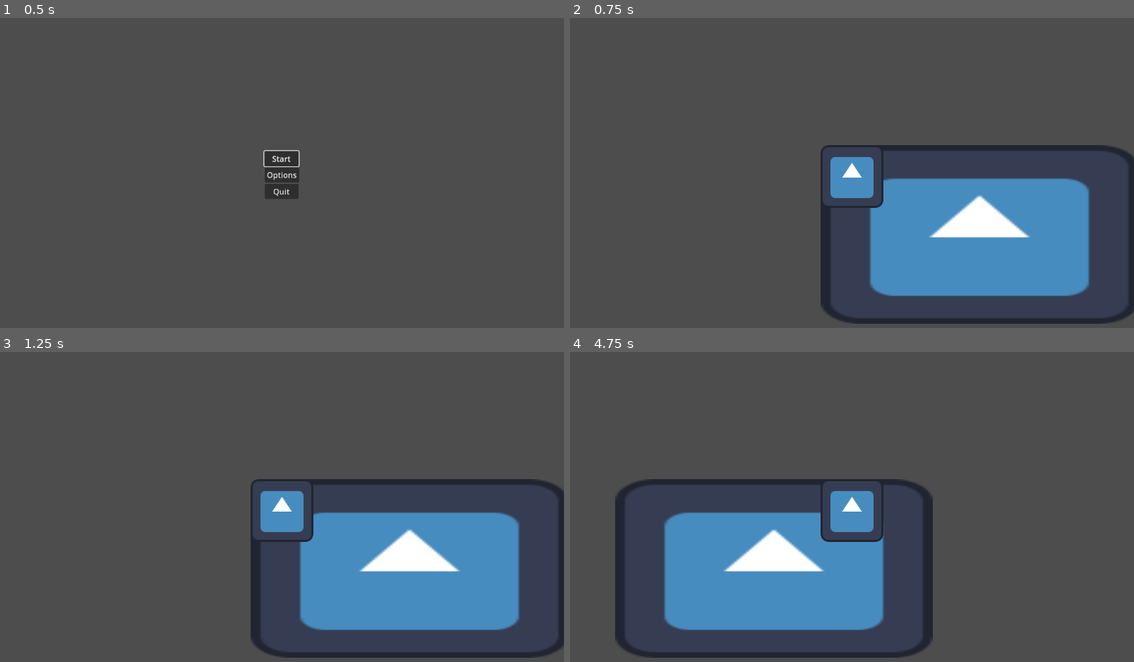
Above: before the commit, frames 1-4 (two rows, left to right).
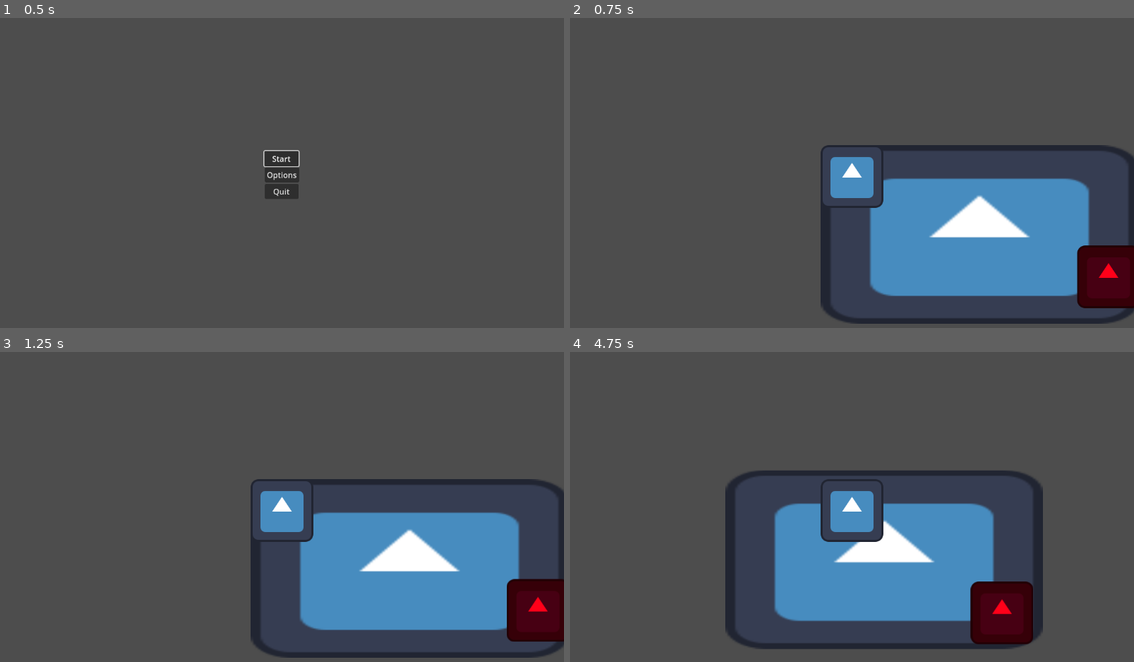
Above: after the commit, the same moments.

Repository: MajesticYak/darkworldgame
Game: Godot game, scene res://Scenes/menu_start.tscn
Two runs of this game, one before a commit and one after it. Both use one fixed random seed, a clock stepped at 60 frames per second and the inputs below. The engine's default icon, where the game draws it, is replaced by a stand-in: a white triangle on a blue panel in a dark square.
Inputs:
- Up to frame 1 (0.5 s): no input
- Up to frame 2 (0.75 s): click "Start" at 0.5 s
- Up to frame 3 (1.25 s): no input
- Up to frame 4 (4.75 s): tap Enter at 1.25 s; hold D (right) 1.28-2.03 s; hold S (down) 2.03-2.78 s; hold D (right) 2.78-3.53 s; hold W (up) 3.53-4.28 s; hold A (left) from 4.28 s (still down)

Frame 1 is identical in both runs. In frame 2, 2.0% of the frame differs, in the area x 89-100%, y 73-94%; in frame 3, 2.0%; in frame 4, 24%, in the area x 8-84%, y 38-99%.

Commit message:
merged basic menu
fart noises

Diff:
--- /dev/null
+++ b/Scenes/brawler.tscn
@@ -0,0 +1,40 @@
+[gd_scene load_steps=8 format=3 uid="uid://djy75ghrogulu"]
+
+[ext_resource type="Texture2D" uid="uid://dxfwp50as7tcx" path="res://Assets/icon.svg" id="1_jqfj0"]
+[ext_resource type="Script" path="res://Scripts/brawler.gd" id="1_qjui0"]
+[ext_resource type="Script" path="res://Scripts/State Machine.gd" id="2_xwlgh"]
+[ext_resource type="Script" path="res://Scripts/EnemyIdle.gd" id="3_uyhfb"]
+[ext_resource type="Script" path="res://Scripts/EnemyFollow.gd" id="5_a3c3o"]
+
+[sub_resource type="CircleShape2D" id="CircleShape2D_jvc3w"]
+radius = 64.0
+
+[sub_resource type="CircleShape2D" id="CircleShape2D_tsco5"]
+radius = 1280.0
+
+[node name="Brawler" type="CharacterBody2D"]
+script = ExtResource("1_qjui0")
+
+[node name="CollisionShape2D" type="CollisionShape2D" parent="."]
+shape = SubResource("CircleShape2D_jvc3w")
+
+[node name="Sprite2D" type="Sprite2D" parent="."]
+modulate = Color(1, 0, 0.0980392, 1)
+texture = ExtResource("1_jqfj0")
+
+[node name="State Machine" type="Node" parent="." node_paths=PackedStringArray("initial_state")]
+script = ExtResource("2_xwlgh")
+initial_state = NodePath("EnemyIdle")
+
+[node name="EnemyIdle" type="Node" parent="State Machine" node_paths=PackedStringArray("enemy")]
+script = ExtResource("3_uyhfb")
+enemy = NodePath("../..")
+
+[node name="EnemyFollow" type="Node" parent="State Machine" node_paths=PackedStringArray("enemy")]
+script = ExtResource("5_a3c3o")
+enemy = NodePath("../..")
+
+[node name="Area2D" type="Area2D" parent="."]
+
+[node name="CollisionShape2D" type="CollisionShape2D" parent="Area2D"]
+shape = SubResource("CircleShape2D_tsco5")
--- a/Scenes/main.tscn
+++ b/Scenes/main.tscn
@@ -1,7 +1,8 @@
-[gd_scene load_steps=3 format=3 uid="uid://rcyelgi322w8"]
+[gd_scene load_steps=4 format=3 uid="uid://rcyelgi322w8"]
 
 [ext_resource type="Texture2D" uid="uid://dxfwp50as7tcx" path="res://Assets/icon.svg" id="1_h1h4b"]
 [ext_resource type="PackedScene" uid="uid://b4pkwoj6hwf41" path="res://Scenes/player.tscn" id="1_t72km"]
+[ext_resource type="PackedScene" uid="uid://djy75ghrogulu" path="res://Scenes/brawler.tscn" id="3_emrco"]
 
 [node name="Main" type="Node"]
 
@@ -13,3 +14,6 @@
 texture = ExtResource("1_h1h4b")
 
 [node name="Player" parent="." instance=ExtResource("1_t72km")]
+
+[node name="Brawler" parent="." instance=ExtResource("3_emrco")]
+position = Vector2(524, 205)
--- a/Scenes/player.tscn
+++ b/Scenes/player.tscn
@@ -1,13 +1,13 @@
 [gd_scene load_steps=4 format=3 uid="uid://b4pkwoj6hwf41"]
 
 [ext_resource type="Texture2D" uid="uid://dxfwp50as7tcx" path="res://Assets/icon.svg" id="1_36u38"]
-[ext_resource type="Script" path="res://Scenes/player.gd" id="1_r8qxd"]
+[ext_resource type="Script" path="res://Scripts/player.gd" id="1_ssyy6"]
 
 [sub_resource type="CircleShape2D" id="CircleShape2D_b524x"]
 radius = 64.0
 
-[node name="Player" type="CharacterBody2D"]
-script = ExtResource("1_r8qxd")
+[node name="Player" type="CharacterBody2D" groups=["Player"]]
+script = ExtResource("1_ssyy6")
 
 [node name="CollisionShape2D" type="CollisionShape2D" parent="."]
 shape = SubResource("CircleShape2D_b524x")
--- /dev/null
+++ b/Scripts/EnemyFollow.gd
@@ -0,0 +1,16 @@
+extends State
+class_name EnemyFollow
+
+@export var enemy: CharacterBody2D
+@export var move_speed := 80.0
+var player: CharacterBody2D
+
+func Enter():
+	player = get_tree().get_first_node_in_group("Player")
+
+func Physics_Update(delta: float):
+	var direction = player.global_position - enemy.global_position
+	if direction.length() > 25:
+		enemy.velocity = direction.normalized() * move_speed
+	else:
+		enemy.velocity = Vector2()
--- /dev/null
+++ b/Scripts/EnemyFollow.tscn
@@ -0,0 +1,3 @@
+[gd_scene format=3 uid="uid://chpwlik6rrpy3"]
+
+[node name="EnemyFollow" type="Node2D"]
--- /dev/null
+++ b/Scripts/EnemyIdle.gd
@@ -0,0 +1,31 @@
+extends State
+class_name EnemyIdle
+
+@export var enemy : CharacterBody2D
+@export var move_speed := 20.0
+
+var move_direction : Vector2
+var wander_time : float
+var can_random = true
+
+func randomize_wander():
+	move_direction = Vector2(0,0)
+	await get_tree().create_timer(randf_range(.5, 2)).timeout
+	move_direction = Vector2(randf_range(-1, 1), randf_range(-1, 1)).normalized()
+	wander_time = randf_range(1,3)
+	can_random = true
+
+func Enter():
+	randomize_wander()
+
+func Update(delta: float):
+	if wander_time > 0:
+		wander_time -= delta
+
+	elif can_random:
+		randomize_wander()
+		can_random = false
+
+func Physics_Update(delta: float):
+	if enemy:
+		enemy.velocity = move_direction * move_speed
--- /dev/null
+++ b/Scripts/State Machine.gd
@@ -0,0 +1,35 @@
+extends Node
+
+@export var initial_state : State
+
+var current_state : State
+var states : Dictionary = {}
+
+func _ready():
+	for child in get_children():
+		if child is State:
+			states[child.name.to_lower()] = child
+			child.Transitioned.connect(on_child_transition)
+	if initial_state:
+		initial_state.Enter()
+		current_state = initial_state
+
+func _process(delta):
+	if current_state:
+		current_state.Update(delta)
+
+func _physics_process(delta):
+	if current_state:
+		current_state.Physics_Update(delta)
+
+
+func on_child_transition(state, new_state_name):
+	if state != current_state:
+		return
+	var new_state = states.get(new_state_name.to_lower())
+	if !new_state:
+		return
+	if current_state:
+		current_state.exit()
+	new_state.enter()
+	current_state = new_state
--- /dev/null
+++ b/Scripts/State.gd
@@ -0,0 +1,16 @@
+extends Node
+class_name State
+
+signal Transitioned
+
+func Enter():
+	pass
+
+func Exit():
+	pass
+
+func Update(_delta: float):
+	pass
+
+func Physics_Update(_delta: float):
+	pass
--- /dev/null
+++ b/Scripts/brawler.gd
@@ -0,0 +1,5 @@
+extends CharacterBody2D
+class_name Brawler
+
+func _physics_process(delta):
+	move_and_slide()
--- /dev/null
+++ b/Scripts/player.gd
@@ -0,0 +1,9 @@
+extends CharacterBody2D
+
+var speed = 400  # speed in pixels/sec
+
+func _physics_process(delta):
+	var direction = Input.get_vector("left", "right", "up", "down")
+	velocity = direction * speed
+
+	move_and_slide()
